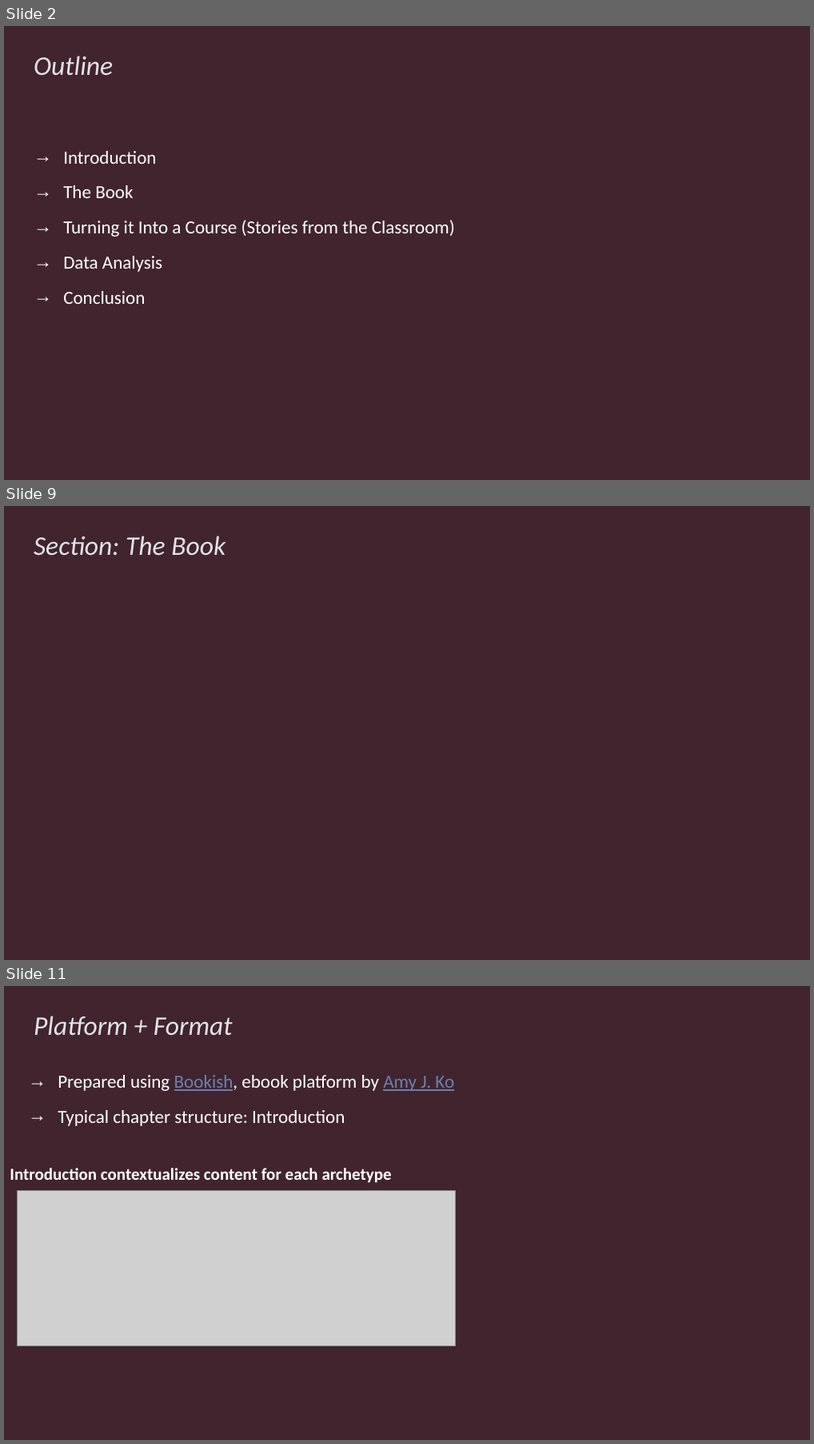
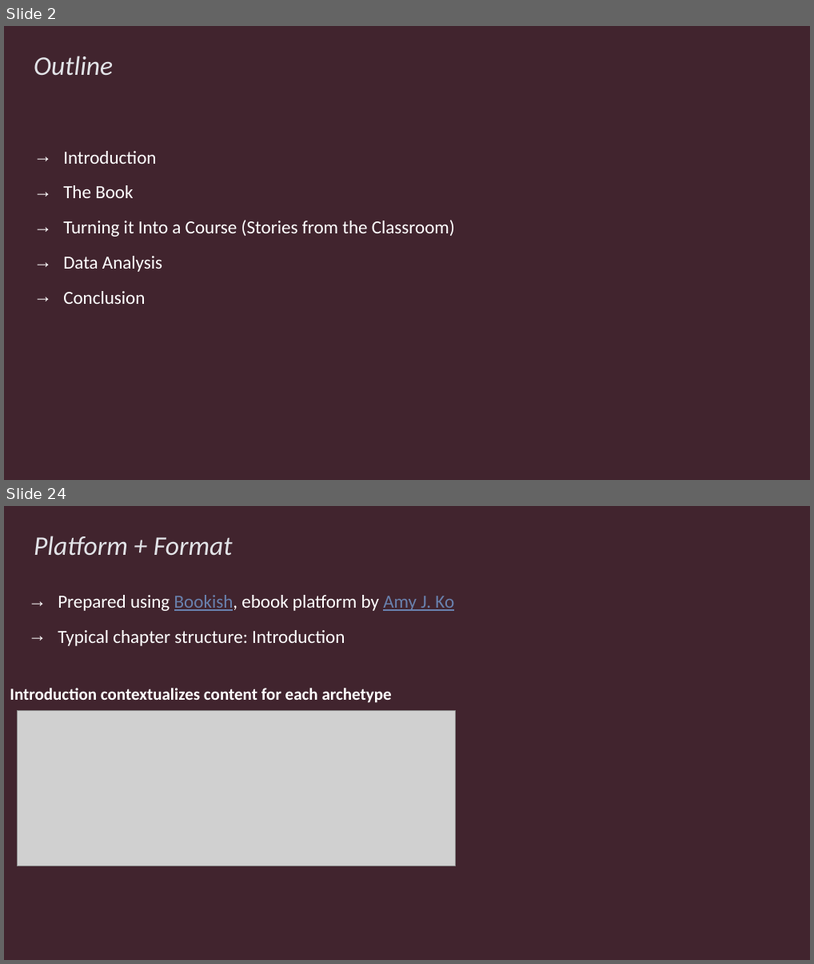
Before and after one commit to rbohrer/pl-course, a slide deck: LectureSlides/SPLASHE23.pptx. Shown one above the other, each under a label of ours: slides 2, 9 and 11 before the commit, slides 2 and 24 after it; the slides between them are not shown. The pictures are 814x1444 and 814x964 pixels, drawn with LibreOffice and Linux fonts; fonts in the diff are those of the drawing; grey boxes stand for pictures. Boxes give left, top, right and bottom in pixels: in the first picture for what was removed or moved away, otherwise in the second. Text is boxed around its words. In the diff, an @@ line names an element or a change of style, - is before the commit and + after.

```diff
--- a/LectureSlides/SPLASHE23.pptx
+++ b/LectureSlides/SPLASHE23.pptx
@@ slide 9 removed at box(4, 506, 810, 960), background #41242E @@
@@ title removed at box(34, 536, 226, 556) @@
-Section: The Book
@@ what was slide 11 is now slide 24 @@
```
Also in this commit, not shown: 13 slides changed, 2 slides added, 5 other slides removed, 2 other files.
